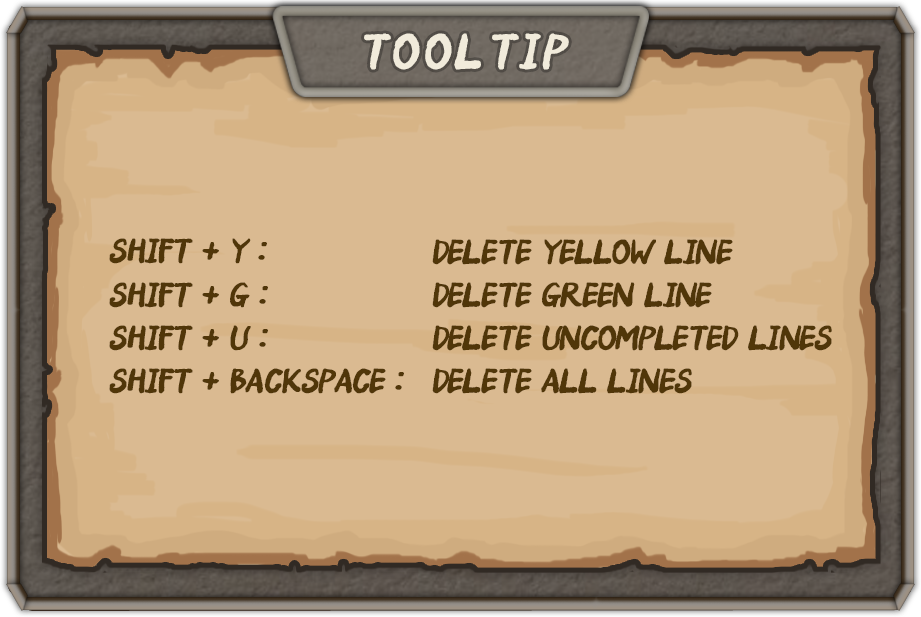
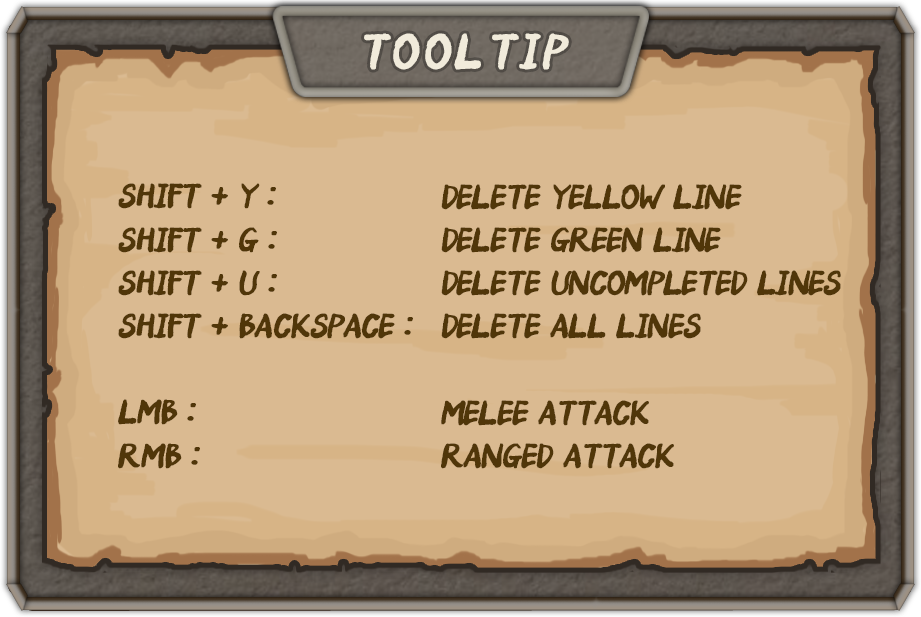
Before/after of a 921px x 617px layered artwork. What changed in the layer stack:
renamed "Shift + Y : SHIFT + G : Shift + U : Shift + Backspace :" to "Shift + Y : SHIFT + G : Shift + U : Shift + Backspace : LMB", painted on it over [109, 183, 413, 469]
painted on "Delete Yellow line Delete Green Line delete uncompleted lines d" over [432, 184, 841, 469]
